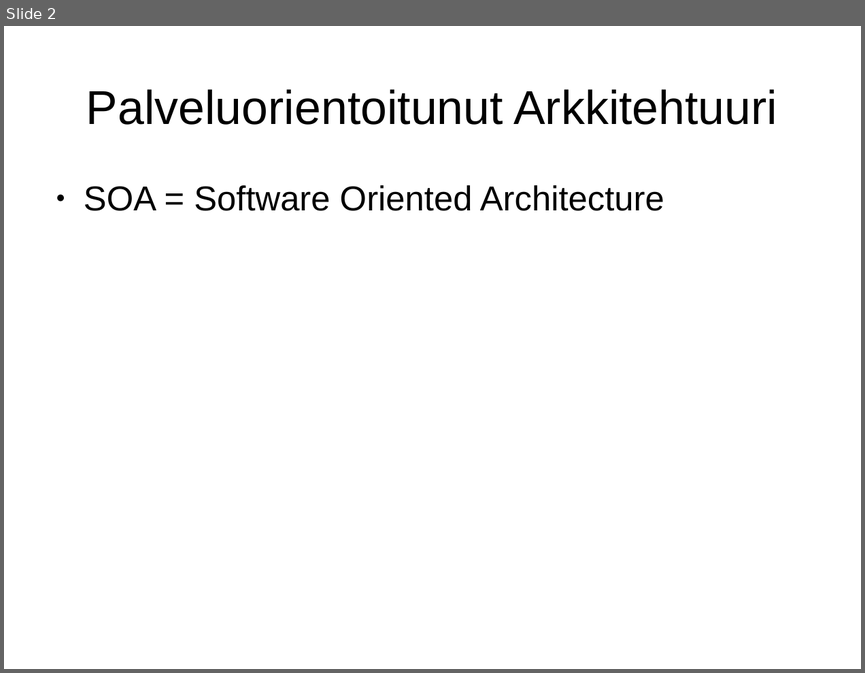
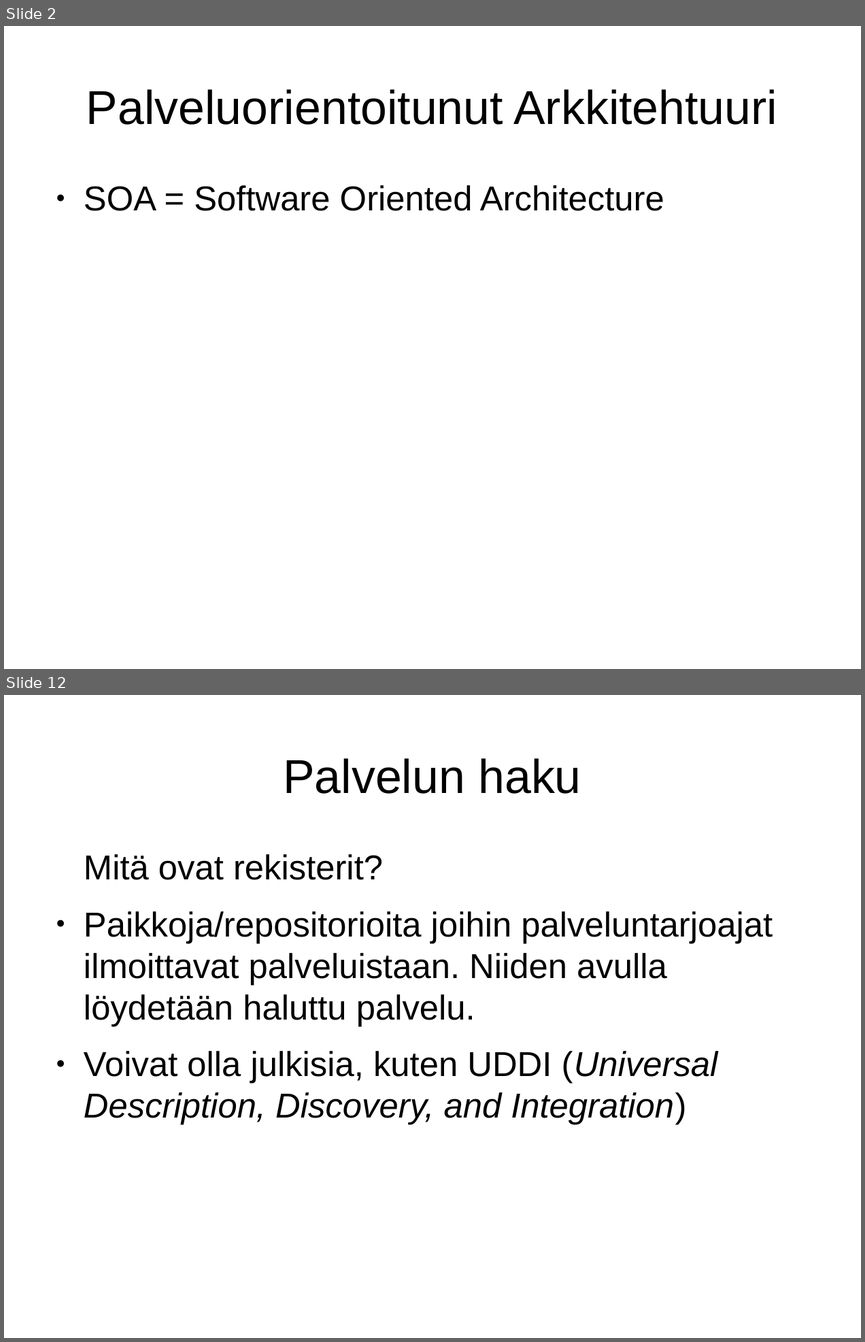
Before and after one commit to Konnila/KandiesitysToni, a slide deck: KandiEsitelma.odp. Shown one above the other, each under a label of ours: slide 2 before the commit, slides 2 and 12 after it; the slides between them are not shown. The pictures are 865x673 and 865x1342 pixels, drawn with LibreOffice and Linux fonts; fonts in the diff are those of the drawing. Boxes give left, top, right and bottom in pixels: in the first picture for what was removed or moved away, otherwise in the second. Text is boxed around its words. In the diff, an @@ line names an element or a change of style, - is before the commit and + after.

```diff
--- a/KandiEsitelma.odp
+++ b/KandiEsitelma.odp
@@ slide 12 added at [4, 695, 861, 1338], background #FFFFFF @@
@@ title added at [283, 758, 581, 794], 44 pt, text #000000 @@
+Palvelun haku
@@ text added at [84, 854, 772, 1125], 32 pt, text #000000 @@
+Mitä ovat rekisterit?
+● Paikkoja/repositorioita joihin palveluntarjoajat ilmoittavat palveluistaan. Niiden avulla löydetään haluttu palvelu.
+● Voivat olla julkisia, kuten UDDI (Universal Description, Discovery, and Integration)
```
Also in this commit, not shown: 1 slide changed, 12 other slides added, 1 other file.
